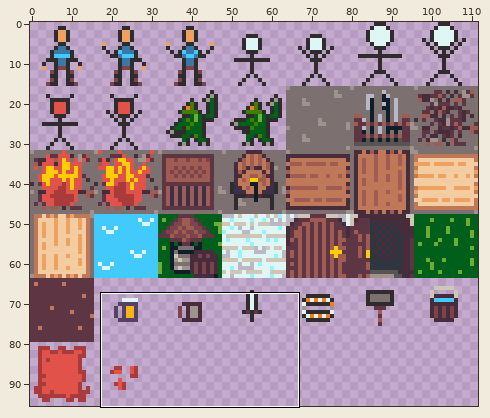
File history of a sprite sheet, res/sprite.png. The first picture is a wide view before the edit; the outline marks the close-up.
Close-up. As it was:
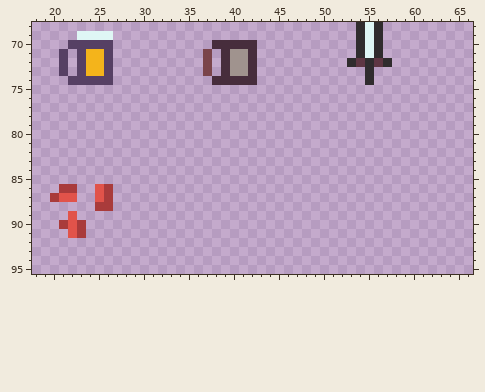
The file is 112x96 pixels. Shown: x 18..66, y 68..95.
The result:
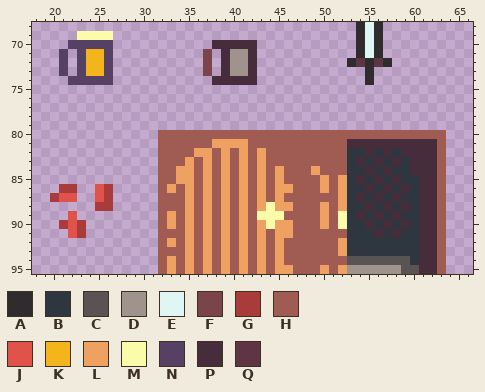
Palette (. is transparent): A #302c2e  B #2e3740  C #5a5353  D #a0938e  E #dff6f5  F #7a444a  G #a93b3b  H #a05b53  J #e1534a  K #f4b41b  L #eea160  M #fbfcaa  N #564064  P #472d3c  Q #5e3643
Edits made:
{"y":69,"x":23,"old":"EEEE","new":"MMMM"}
{"y":80,"x":32,"old":"................................","new":"HHHHHHHHHHHHHHHHHHHHHHHHHHHHHHHH"}
{"y":81,"x":32,"old":"................................","new":"HHHHHHLLLLHHHHHHHHHHHPPPPPPPPPPH"}
{"y":82,"x":32,"old":"................................","new":"HHHHLLHLHLHLHHHHHHHHHBBPBPBPPPPH"}
{"y":83,"x":32,"old":"................................","new":"HHHLHLHLHLHLHHHHHHHHHBPBPBPBPPPH"}
{"y":84,"x":32,"old":"................................","new":"HHLLHLHLHLHLHLHHHLHHHBBPBPBBPPPH"}
{"y":85,"x":32,"old":"................................","new":"HHLLHLHLHLHLHLHHHHLHLBPBPBPBBPPH"}
{"y":86,"x":32,"old":"................................","new":"HLHLHLHLHLHLHLLHHHLHLBBPBPBPBPPH"}
{"y":87,"x":32,"old":"................................","new":"HHHLHLHLHLHLHLHHHHHHLBPBPBPBBPPH"}
{"y":88,"x":32,"old":"................................","new":"HHHLHLHLHLHLMLLHHHLHLBBPBPBPBPPH"}
{"y":89,"x":32,"old":"................................","new":"HLHLHLHLHLHMMMHHHHLHMBPBPBPBBPPH"}
{"y":90,"x":32,"old":"................................","new":"HLHLHLHLHLHLMLLHHHLHMBBPBPBPBPPH"}
{"y":91,"x":32,"old":"................................","new":"HHHLHLHLHLHLHLLHHHHHHBBBPBPBBPPH"}
{"y":92,"x":32,"old":"................................","new":"HLHLHLHLHLHLHLHHHHHHLBBBBBBBBPPH"}
{"y":93,"x":32,"old":"................................","new":"HHHLHLHLHLHLHLHHHHHHLBBBBBBBBPPH"}
{"y":94,"x":32,"old":"................................","new":"HLHLHLHLHLHLHLHHHHHHHCCCCCCCBPPH"}
{"y":95,"x":32,"old":"................................","new":"HLHLHLHLHLHLHLLHHHLHLDDDDDDCCPPH"}
{"label":"changed","picture_box":[77,31,113,40]}
{"label":"added","picture_box":[158,130,446,274]}
